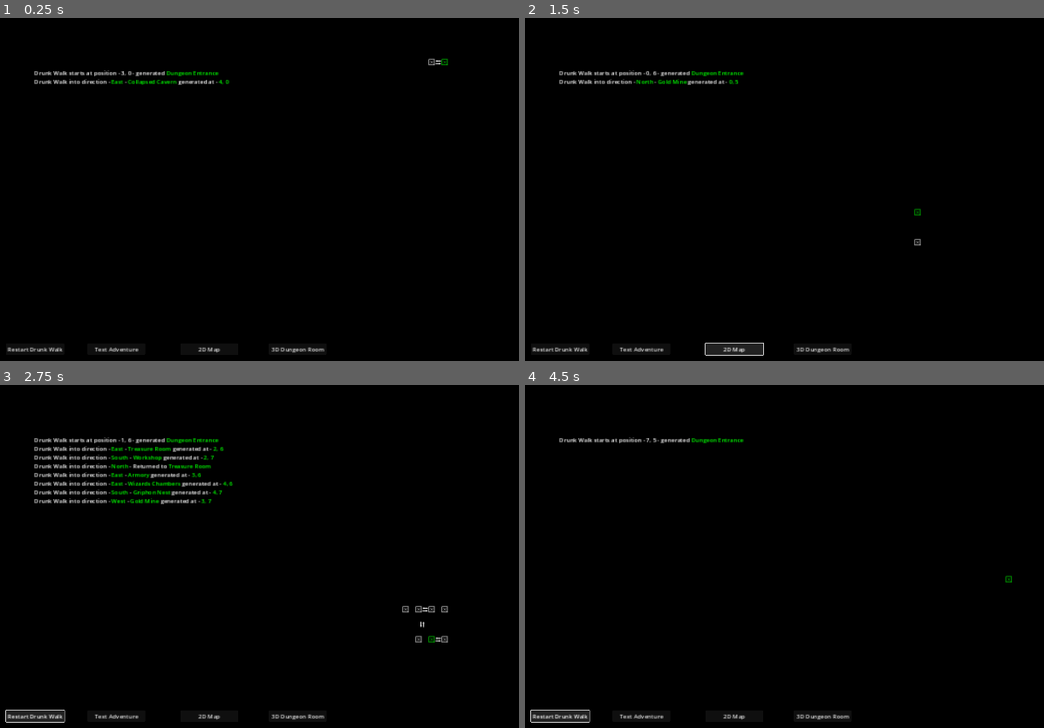
Above: before the commit, frames 1-4 (two rows, left to right).
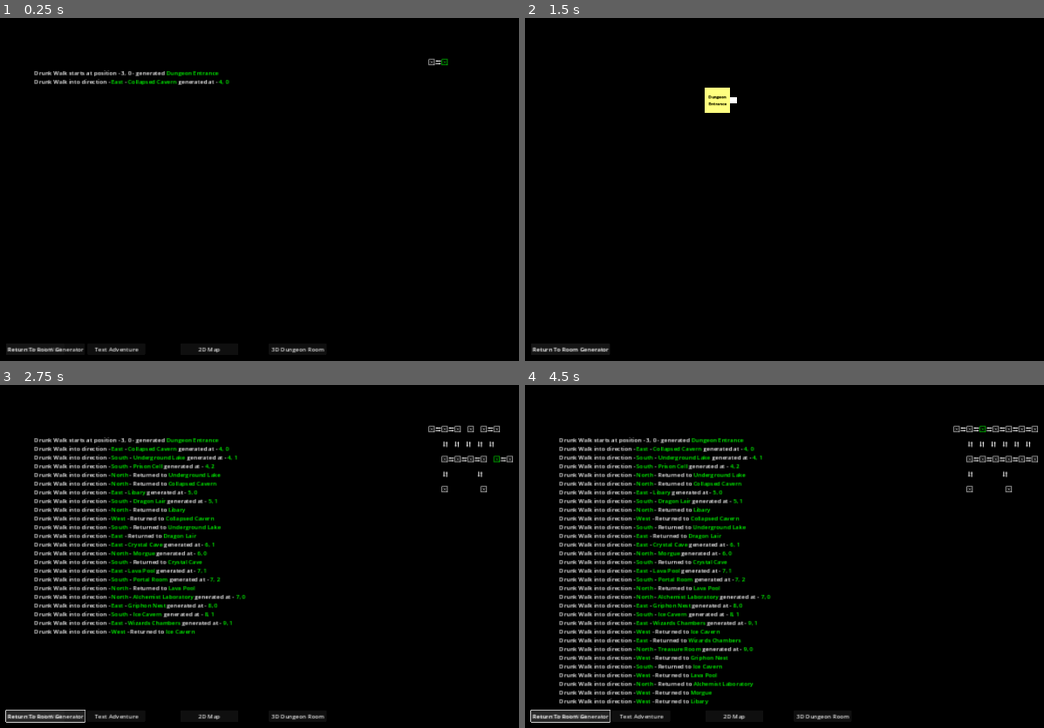
Above: after the commit, the same moments.

Repository: Cry-Havoc/Room_Generator
Game: Godot game, scene res://Scenes/main.tscn
Same seed, same stepped clock (60 frames per second), same inputs: the game is played once before the commit and once after it.
Inputs (mouse positions are in pixels of both pictures, inside the frame that each line leads up to):
- Up to frame 1 (0.25 s): no input
- Up to frame 2 (1.5 s): click "Restart Drunk Walk" at 0.5 s; click "2D Map" at 1.25 s
- Up to frame 3 (2.75 s): click (46, 717) at 2 s, where only the run after the commit has a clickable "Return To Room Generator"
- Up to frame 4 (4.5 s): click "3D Dungeon Room" at 2.75 s; click "Restart Drunk Walk" (after the commit: "Return To Room Generator") at 3.5 s; click "Restart Drunk Walk" at 4.25 s

The runs differ from the first frame. In frame 1, 0.1% of the frame differs, in the area x 2-17%, y 95-98%; in frame 2, 1.9%; in frame 3, 7.0%; in frame 4, 10%, in the area x 2-99%, y 11-99%.
Error before the commit: Invalid access of index '10' on a base object of type: 'Array'. (res://Tools/room_generator.gd:151)

Commit message:
Version 0.0.4 Dungeon Room Mode

Diff:
--- /dev/null
+++ b/godot_room_generator/Scenes/RoomUI.tscn
@@ -0,0 +1,54 @@
+[gd_scene load_steps=4 format=3 uid="uid://clul1647523f6"]
+
+[ext_resource type="Script" path="res://Scripts/room_ui.gd" id="1_aefi0"]
+[ext_resource type="Texture2D" uid="uid://mtq41yvathpl" path="res://Sprites/white background.png" id="2_nvom4"]
+
+[sub_resource type="LabelSettings" id="LabelSettings_blcj0"]
+font_color = Color(0, 0, 0, 1)
+outline_size = 2
+outline_color = Color(0.466667, 0.466667, 0.0352941, 1)
+
+[node name="RoomUI" type="Node2D"]
+scale = Vector2(0.7, 0.7)
+script = ExtResource("1_aefi0")
+
+[node name="Label" type="Label" parent="."]
+offset_left = -50.0
+offset_top = -50.0
+offset_right = 50.0
+offset_bottom = 50.0
+text = "Dungeon
+Entrance"
+label_settings = SubResource("LabelSettings_blcj0")
+horizontal_alignment = 1
+vertical_alignment = 1
+autowrap_mode = 2
+
+[node name="RoomBackGroud" type="Sprite2D" parent="Label"]
+z_index = -10
+position = Vector2(50, 50)
+texture = ExtResource("2_nvom4")
+
+[node name="WestDoor" type="Sprite2D" parent="Label"]
+z_index = -10
+position = Vector2(-12.5, 50)
+scale = Vector2(0.25, 0.25)
+texture = ExtResource("2_nvom4")
+
+[node name="EastDoor" type="Sprite2D" parent="Label"]
+z_index = -10
+position = Vector2(112.5, 50)
+scale = Vector2(0.25, 0.25)
+texture = ExtResource("2_nvom4")
+
+[node name="NorthDoor" type="Sprite2D" parent="Label"]
+z_index = -10
+position = Vector2(50, -12.5)
+scale = Vector2(0.25, 0.25)
+texture = ExtResource("2_nvom4")
+
+[node name="SouthDoor" type="Sprite2D" parent="Label"]
+z_index = -10
+position = Vector2(50, 112.5)
+scale = Vector2(0.25, 0.25)
+texture = ExtResource("2_nvom4")
--- a/godot_room_generator/Scenes/main.tscn
+++ b/godot_room_generator/Scenes/main.tscn
@@ -7,7 +7,21 @@
 [ext_resource type="Script" path="res://Scripts/restart_button.gd" id="5_2ex0h"]
 [ext_resource type="Script" path="res://Scripts/text_adventure_output.gd" id="6_o15fj"]
 [ext_resource type="Script" path="res://Scripts/text_adventure_button.gd" id="6_uxmnv"]
+[ext_resource type="Script" path="res://Scripts/2d_map_button.gd" id="7_hpbw5"]
 [ext_resource type="Script" path="res://Scripts/return_to_generator_button.gd" id="8_bf6xx"]
+[ext_resource type="Script" path="res://Scripts/3d_dungeon_button.gd" id="8_vf7ty"]
+[ext_resource type="Script" path="res://Scripts/2d_dungeon_map.gd" id="9_rjler"]
+[ext_resource type="Script" path="res://Scripts/player_3D.gd" id="11_c6ktb"]
+
+[sub_resource type="StandardMaterial3D" id="StandardMaterial3D_qyrjl"]
+albedo_color = Color(0.678431, 1, 1, 1)
+
+[sub_resource type="BoxShape3D" id="BoxShape3D_bv4lb"]
+
+[sub_resource type="StandardMaterial3D" id="StandardMaterial3D_tkwge"]
+albedo_color = Color(1, 0.364706, 1, 1)
+
+[sub_resource type="CylinderShape3D" id="CylinderShape3D_j3i73"]
 
 [node name="Main" type="Node2D"]
 
@@ -71,7 +85,7 @@
 offset_right = 831.0
 offset_bottom = 971.0
 text = "2D Map"
-script = ExtResource("5_2ex0h")
+script = ExtResource("7_hpbw5")
 
 [node name="3D Dungeon Rooms" type="Button" parent="GenerationUI"]
 offset_left = 915.0
@@ -79,7 +93,7 @@
 offset_right = 1074.0
 offset_bottom = 971.0
 text = "3D Dungeon Room"
-script = ExtResource("5_2ex0h")
+script = ExtResource("8_vf7ty")
 
 [node name="TextAdventure" type="Node2D" parent="."]
 visible = false
@@ -102,8 +116,115 @@
 text = "Return To Room Generator"
 script = ExtResource("8_bf6xx")
 
+[node name="2D_DungeonMap" type="Node2D" parent="."]
+visible = false
+script = ExtResource("9_rjler")
+
+[node name="ReturnToGeneratorButton" type="Button" parent="2D_DungeonMap"]
+offset_left = 192.0
+offset_top = 940.0
+offset_right = 352.0
+offset_bottom = 971.0
+text = "Return To Room Generator"
+script = ExtResource("8_bf6xx")
+
+[node name="3D_Dungeon" type="Node3D" parent="."]
+visible = false
+
+[node name="DungeonRoom" type="CSGBox3D" parent="3D_Dungeon"]
+transform = Transform3D(1.5, 0, 0, 0, 1.5, 0, 0, 0, 1.5, 0, 0, 0)
+visibility_range_end = 4096.0
+size = Vector3(10, 1, 10)
+material = SubResource("StandardMaterial3D_qyrjl")
+
+[node name="East" type="CSGBox3D" parent="3D_Dungeon/DungeonRoom"]
+transform = Transform3D(1, 0, 0, 0, 1, 0, 0, 0, 1, 6, 0.5, 0)
+visibility_range_end = 4096.0
+size = Vector3(2, 0.025, 2)
+material = SubResource("StandardMaterial3D_qyrjl")
+
+[node name="Area3D" type="Area3D" parent="3D_Dungeon/DungeonRoom/East"]
+
+[node name="CollisionShape3D" type="CollisionShape3D" parent="3D_Dungeon/DungeonRoom/East/Area3D"]
+transform = Transform3D(2, 0, 0, 0, 2, 0, 0, 0, 2, 0, 0, 0)
+shape = SubResource("BoxShape3D_bv4lb")
+
+[node name="South" type="CSGBox3D" parent="3D_Dungeon/DungeonRoom"]
+transform = Transform3D(1, 0, 0, 0, 1, 0, 0, 0, 1, 0, 0.5, 6)
+visibility_range_end = 4096.0
+size = Vector3(2, 0.025, 2)
+material = SubResource("StandardMaterial3D_qyrjl")
+
+[node name="Area3D" type="Area3D" parent="3D_Dungeon/DungeonRoom/South"]
+
+[node name="CollisionShape3D" type="CollisionShape3D" parent="3D_Dungeon/DungeonRoom/South/Area3D"]
+transform = Transform3D(2, 0, 0, 0, 2, 0, 0, 0, 2, 0, 0, 0)
+shape = SubResource("BoxShape3D_bv4lb")
+
+[node name="North" type="CSGBox3D" parent="3D_Dungeon/DungeonRoom"]
+transform = Transform3D(1, 0, 0, 0, 1, 0, 0, 0, 1, 0, 0.5, -6)
+visibility_range_end = 4096.0
+size = Vector3(2, 0.025, 2)
+material = SubResource("StandardMaterial3D_qyrjl")
+
+[node name="Area3D" type="Area3D" parent="3D_Dungeon/DungeonRoom/North"]
+
+[node name="CollisionShape3D" type="CollisionShape3D" parent="3D_Dungeon/DungeonRoom/North/Area3D"]
+transform = Transform3D(2, 0, 0, 0, 2, 0, 0, 0, 2, 0, 0, 0)
+shape = SubResource("BoxShape3D_bv4lb")
+
+[node name="West" type="CSGBox3D" parent="3D_Dungeon/DungeonRoom"]
+transform = Transform3D(1, 0, 0, 0, 1, 0, 0, 0, 1, -6, 0.5, 0)
+visibility_range_end = 4096.0
+size = Vector3(2, 0.025, 2)
+material = SubResource("StandardMaterial3D_qyrjl")
+
+[node name="Area3D" type="Area3D" parent="3D_Dungeon/DungeonRoom/West"]
+
+[node name="CollisionShape3D" type="CollisionShape3D" parent="3D_Dungeon/DungeonRoom/West/Area3D"]
+transform = Transform3D(2, 0, 0, 0, 2, 0, 0, 0, 2, 0, 0, 0)
+shape = SubResource("BoxShape3D_bv4lb")
+
+[node name="Label3D" type="Label3D" parent="3D_Dungeon/DungeonRoom"]
+transform = Transform3D(4, 0, 0, 0, 4, 0, 0, 0, 4, 0, 5.62, -2.36)
+modulate = Color(0, 0, 0, 1)
+outline_modulate = Color(0.691357, 0.691357, 0.691357, 1)
+text = "Dungeon Entrance"
+
+[node name="Camera3D" type="Camera3D" parent="3D_Dungeon"]
+transform = Transform3D(1, 0, 0, 0, 0.469472, 0.882948, 0, -0.882948, 0.469472, 0, 14.965, 8.09)
+
+[node name="Player" type="RigidBody3D" parent="3D_Dungeon"]
+transform = Transform3D(1, 0, 0, 0, 1, 0, 0, 0, 1, -0.84538, 1.5, 0)
+script = ExtResource("11_c6ktb")
+
+[node name="PlayerShape" type="CSGCylinder3D" parent="3D_Dungeon/Player"]
+transform = Transform3D(1, 0, 0, 0, 1, 0, 0, 0, 1, 0, 0.0670056, 0)
+height = 1.0
+material = SubResource("StandardMaterial3D_tkwge")
+
+[node name="CollisionShape3D" type="CollisionShape3D" parent="3D_Dungeon/Player"]
+shape = SubResource("CylinderShape3D_j3i73")
+
+[node name="DirectionalLight3D" type="DirectionalLight3D" parent="3D_Dungeon"]
+transform = Transform3D(0.963257, 0.244673, -0.110773, 0.1926, -0.341809, 0.919822, 0.187193, -0.907359, -0.376374, 0, 17.3978, 0)
+
+[node name="ReturnToGeneratorButton" type="Button" parent="3D_Dungeon"]
+offset_left = 192.0
+offset_top = 940.0
+offset_right = 352.0
+offset_bottom = 971.0
+text = "Return To Room Generator"
+script = ExtResource("8_bf6xx")
+
 [connection signal="pressed" from="GenerationUI/RestartButton" to="GenerationUI/RestartButton" method="_on_pressed"]
 [connection signal="pressed" from="GenerationUI/Text Adventure" to="GenerationUI/Text Adventure" method="_on_pressed"]
 [connection signal="pressed" from="GenerationUI/2D Map" to="GenerationUI/2D Map" method="_on_pressed"]
 [connection signal="pressed" from="GenerationUI/3D Dungeon Rooms" to="GenerationUI/3D Dungeon Rooms" method="_on_pressed"]
 [connection signal="pressed" from="TextAdventure/ReturnToGeneratorButton" to="TextAdventure/ReturnToGeneratorButton" method="_on_pressed"]
+[connection signal="pressed" from="2D_DungeonMap/ReturnToGeneratorButton" to="2D_DungeonMap/ReturnToGeneratorButton" method="_on_pressed"]
+[connection signal="body_entered" from="3D_Dungeon/DungeonRoom/East/Area3D" to="3D_Dungeon/Player/PlayerShape" method="_on_area_3d_body_entered_east"]
+[connection signal="body_entered" from="3D_Dungeon/DungeonRoom/South/Area3D" to="3D_Dungeon/Player/PlayerShape" method="_on_area_3d_body_entered_south"]
+[connection signal="body_entered" from="3D_Dungeon/DungeonRoom/North/Area3D" to="3D_Dungeon/Player/PlayerShape" method="_on_area_3d_body_entered_north"]
+[connection signal="body_entered" from="3D_Dungeon/DungeonRoom/West/Area3D" to="3D_Dungeon/Player/PlayerShape" method="_on_area_3d_body_entered_west"]
+[connection signal="pressed" from="3D_Dungeon/ReturnToGeneratorButton" to="3D_Dungeon/ReturnToGeneratorButton" method="_on_pressed"]
--- /dev/null
+++ b/godot_room_generator/Scripts/2d_dungeon_map.gd
@@ -0,0 +1,71 @@
+class_name DungeonMap
+extends Node2D
+
+@onready var roomGenerator = $"../RoomGenerator"
+
+var dungeonMapStarted = false
+var visibleRooms = []
+var roomUIs = []
+
+# Called when the node enters the scene tree for the first time.
+func StartDungeonMap():
+	visibleRooms.clear()
+	visibleRooms.append(roomGenerator.currentRoom)
+	dungeonMapStarted = true
+	PrintRoom(roomGenerator.currentRoom)
+
+func LeaveDungeonMap():
+	visibleRooms.clear()
+
+	for roomUI : RoomUIElement in roomUIs:
+		roomUI.queue_free()
+
+	roomUIs.clear()
+	dungeonMapStarted = false
+
+func PrintRoom(roomData : RoomNode):
+
+	var newRoom = preload("res://Scenes/RoomUI.tscn").instantiate()
+	add_child(newRoom)
+	roomUIs.append(newRoom)
+	newRoom.roomData = roomData
+	newRoom.generator = roomGenerator
+	newRoom.dungeonMap = self
+
+	var centerPos = get_viewport_rect().size / 2
+	newRoom.position.x = centerPos.x/2 + roomData.roomCoordinates.x * 75
+	newRoom.position.y = centerPos.y/2 + roomData.roomCoordinates.y * 75
+
+	for roomUI : RoomUIElement in roomUIs:
+		roomUI.UpdateVisibility()
+
+
+
+	#	for roomUI : RoomUI in roomUIs:
+			#roomUI.UpdateVisibility()
+
+
+func _input(event):
+	if(not dungeonMapStarted):
+		return
+
+	if event.is_action_pressed("North"):
+		if(roomGenerator.currentRoom.CanGoNorth()):
+			roomGenerator.currentRoom = roomGenerator.currentRoom.GetRoomNorth()
+			visibleRooms.append(roomGenerator.currentRoom)
+			PrintRoom(roomGenerator.currentRoom)
+	elif event.is_action_pressed("South"):
+		if(roomGenerator.currentRoom.CanGoSouth()):
+			roomGenerator.currentRoom = roomGenerator.currentRoom.GetRoomSouth()
+			visibleRooms.append(roomGenerator.currentRoom)
+			PrintRoom(roomGenerator.currentRoom)
+	elif event.is_action_pressed("West"):
+		if(roomGenerator.currentRoom.CanGoWest()):
+			roomGenerator.currentRoom = roomGenerator.currentRoom.GetRoomWest()
+			visibleRooms.append(roomGenerator.currentRoom)
+			PrintRoom(roomGenerator.currentRoom)
+	elif event.is_action_pressed("East"):
+		if(roomGenerator.currentRoom.CanGoEast()):
+			roomGenerator.currentRoom = roomGenerator.currentRoom.GetRoomEast()
+			visibleRooms.append(roomGenerator.currentRoom)
+			PrintRoom(roomGenerator.currentRoom)
--- /dev/null
+++ b/godot_room_generator/Scripts/2d_map_button.gd
@@ -0,0 +1,7 @@
+class_name MapButton
+extends Button
+
+@onready var roomGenerator = $"../../RoomGenerator"
+
+func _on_pressed():
+	roomGenerator.Start2DMap()
--- /dev/null
+++ b/godot_room_generator/Scripts/3d_dungeon_button.gd
@@ -0,0 +1,7 @@
+class_name DungeonButton
+extends Button
+
+@onready var roomGenerator = $"../../RoomGenerator"
+
+func _on_pressed():
+	roomGenerator.Start3DDungeon()
--- /dev/null
+++ b/godot_room_generator/Scripts/player_3D.gd
@@ -0,0 +1,98 @@
+class_name Player3D
+extends RigidBody3D
+
+var dungeon3DStarted = false
+var moveDirection = Vector3.ZERO
+var moveSpeed = 5
+var roomData : RoomNode
+
+@onready var generator = $"../../RoomGenerator"
+@onready var roomText =  $"../DungeonRoom/Label3D"
+@onready var northEntrance = $"../DungeonRoom/North"
+@onready var southEntrance = $"../DungeonRoom/South"
+@onready var eastEntrance = $"../DungeonRoom/East"
+@onready var westEntrance = $"../DungeonRoom/West"
+
+func StartDungeon3D():
+	dungeon3DStarted = true
+	UpdateRoom()
+
+func LeaveDungeon3D():
+	dungeon3DStarted = false
+
+# Called when the node enters the scene tree for the first time.
+func _ready():
+	pass # Replace with function body.
+
+# Called every frame. 'delta' is the elapsed time since the previous frame.
+func _process(delta):
+	position = position.move_toward(position + moveDirection, delta * moveSpeed)
+
+	if(northEntrance.visible && position.distance_to(northEntrance.position) < 1.4):
+		GoNorth()
+		position = Vector3(0,1.5,5)
+	elif(southEntrance.visible && position.distance_to(southEntrance.position) < 1.4):
+		GoSouth()
+		position = Vector3(0,1.5,-5)
+	elif(eastEntrance.visible && position.distance_to(eastEntrance.position) < 1.4):
+		GoEast()
+		position = Vector3(-5,1.5,0)
+	elif(westEntrance.visible && position.distance_to(westEntrance.position) < 1.4):
+		GoWest()
+		position = Vector3(5,1.5,0)
+	elif(position.x > 7.5):
+		position.x = 7.5
+	elif(position.x < -7.5):
+		position.x = -7.5
+	elif(position.z > 7.5):
+		position.z = 7.5
+	elif(position.z < -7.5):
+		position.z = -7.5
+
+func _input(event):
+	if(not dungeon3DStarted):
+		return
+	if event.is_action_pressed("North"):
+		moveDirection = Vector3.FORWARD
+	elif event.is_action_pressed("South"):
+		moveDirection = Vector3.BACK
+	elif event.is_action_pressed("West"):
+		moveDirection = Vector3.LEFT
+	elif event.is_action_pressed("East"):
+		moveDirection = Vector3.RIGHT
+	else:
+		moveDirection = Vector3.ZERO
+
+func GoWest():
+	print("WEST")
+	if(generator.currentRoom.CanGoWest()):
+			generator.currentRoom = generator.currentRoom.GetRoomWest()
+			UpdateRoom()
+
+func GoNorth():
+	print("NORTH")
+	if(generator.currentRoom.CanGoNorth()):
+			generator.currentRoom = generator.currentRoom.GetRoomNorth()
+			UpdateRoom()
+
+func GoSouth():
+	print("SOUTH")
+	if(generator.currentRoom.CanGoSouth()):
+			generator.currentRoom = generator.currentRoom.GetRoomSouth()
+			UpdateRoom()
+
+func GoEast():
+	print("EAST")
+	if(generator.currentRoom.CanGoEast()):
+			generator.currentRoom = generator.currentRoom.GetRoomEast()
+			UpdateRoom()
+
+
+func UpdateRoom():
+
+		roomData = generator.currentRoom
+		roomText.text = roomData.roomName;
+		northEntrance.visible = roomData.CanGoNorth()
+		southEntrance.visible = roomData.CanGoSouth()
+		westEntrance.visible = roomData.CanGoWest()
+		eastEntrance.visible = roomData.CanGoEast()
--- /dev/null
+++ b/godot_room_generator/Scripts/room_ui.gd
@@ -0,0 +1,32 @@
+class_name RoomUIElement
+extends Node2D
+
+var roomData : RoomNode
+var generator : RoomGen
+var dungeonMap : DungeonMap
+
+@onready var myText = $Label
+@onready var northDoor = $Label/NorthDoor
+@onready var southDoor = $Label/SouthDoor
+@onready var westDoor = $Label/WestDoor
+@onready var eastDoor = $Label/EastDoor
+@onready var backGround =  $Label/RoomBackGroud
+
+
+func UpdateVisibility():
+
+	if(roomData in dungeonMap.visibleRooms):
+		self.visible = true
+		myText.text = roomData.roomName;
+		northDoor.visible = roomData.CanGoNorth()
+		southDoor.visible = roomData.CanGoSouth()
+		westDoor.visible = roomData.CanGoWest()
+		eastDoor.visible = roomData.CanGoEast()
+
+		if(roomData == generator.currentRoom):
+			backGround.modulate = Color(1, 1, 0.5)
+		else:
+			backGround.modulate = Color(1, 1, 1)
+
+	else:
+		self.visible = false
--- a/godot_room_generator/Tools/room_generator.gd
+++ b/godot_room_generator/Tools/room_generator.gd
@@ -15,7 +15,9 @@
 @onready var roomCollection = $"../RoomCollection"
 @onready var generatorUI = $"../GenerationUI"
 @onready var textAdventure = $"../TextAdventure"
-
+@onready var dungeonMap2D =  $"../2D_DungeonMap"
+@onready var dungeon3D =   $"../3D_Dungeon"
+@onready var dungeonPlayer =  $"../3D_Dungeon/Player"
 
 # Called when the node enters the scene tree for the first time.
 func _ready():
@@ -36,7 +38,6 @@
 
 	walkerPosition.x = randi()%(grid_width-1)
 	walkerPosition.y = randi()%(grid_height-1)
-
 
 	debugLog += "Drunk Walk starts at position - " + str(walkerPosition.x) + ", " + str(walkerPosition.y);
 
@@ -170,7 +171,23 @@
 	textAdventure.visible = true
 	textAdventure.StartTextAdventure()
 
+func Start2DMap():
+	generatorUI.visible = false
+	dungeonMap2D.visible = true
+	dungeonMap2D.StartDungeonMap()
+
+
+func Start3DDungeon():
+	generatorUI.visible = false
+	dungeon3D.visible = true
+	dungeonPlayer.StartDungeon3D()
+
+
 func BackToGenerator():
 	generatorUI.visible = true
 	textAdventure.visible = false
 	textAdventure.LeaveTextAdventure()
+	dungeonMap2D.visible = false
+	dungeonMap2D.LeaveDungeonMap()
+	dungeon3D.visible = false
+	dungeonPlayer.LeaveDungeon3D()
--- a/godot_room_generator/Tools/room_node.gd
+++ b/godot_room_generator/Tools/room_node.gd
@@ -5,14 +5,6 @@
 var roomCoordinates : Vector2i
 var roomEmpty : bool = true
 var roomName : String = "Empty Spot"
-
-# Called when the node enters the scene tree for the first time.
-func _ready():
-	pass # Replace with function body.
-
-# Called every frame. 'delta' is the elapsed time since the previous frame.
-func _process(delta):
-	pass
 
 func updateRoom(_previousRoom : RoomNode,  _coordinates):
 	connectRoom(_previousRoom)
@@ -22,7 +14,6 @@
 func setupRoom(_previousRoom : RoomNode,  _coordinates : Vector2i, _roomName : String):
 	updateRoom(_previousRoom,_coordinates)
 	roomName = _roomName
-
 
 func connectRoom(_roomToConnect : RoomNode):
 	if(_roomToConnect != null && not (_roomToConnect in connectedRooms) ):
--- a/godot_room_generator/project.godot
+++ b/godot_room_generator/project.godot
@@ -31,23 +31,31 @@
 North={
 "deadzone": 0.5,
 "events": [Object(InputEventKey,"resource_local_to_scene":false,"resource_name":"","device":-1,"window_id":0,"alt_press …(191 unchanged characters)…
+, Object(InputEventKey,"resource_local_to_scene":false,"resource_name":"","device":-1,"window_id":0,"alt_pressed":false,"shift_pressed":false,"ctrl_pressed":false,"meta_pressed":false,"pressed":false,"keycode":0,"physical_keycode":87,"key_label":0,"unicode":119,"location":0,"echo":false,"script":null)
 ]
 }
 South={
 "deadzone": 0.5,
 "events": [Object(InputEventKey,"resource_local_to_scene":false,"resource_name":"","device":-1,"window_id":0,"alt_press …(191 unchanged characters)…
+, Object(InputEventKey,"resource_local_to_scene":false,"resource_name":"","device":-1,"window_id":0,"alt_pressed":false,"shift_pressed":false,"ctrl_pressed":false,"meta_pressed":false,"pressed":false,"keycode":0,"physical_keycode":83,"key_label":0,"unicode":115,"location":0,"echo":false,"script":null)
 ]
 }
 West={
 "deadzone": 0.5,
 "events": [Object(InputEventKey,"resource_local_to_scene":false,"resource_name":"","device":-1,"window_id":0,"alt_press …(191 unchanged characters)…
+, Object(InputEventKey,"resource_local_to_scene":false,"resource_name":"","device":-1,"window_id":0,"alt_pressed":false,"shift_pressed":false,"ctrl_pressed":false,"meta_pressed":false,"pressed":false,"keycode":0,"physical_keycode":65,"key_label":0,"unicode":97,"location":0,"echo":false,"script":null)
 ]
 }
 East={
 "deadzone": 0.5,
 "events": [Object(InputEventKey,"resource_local_to_scene":false,"resource_name":"","device":-1,"window_id":0,"alt_press …(191 unchanged characters)…
+, Object(InputEventKey,"resource_local_to_scene":false,"resource_name":"","device":-1,"window_id":0,"alt_pressed":false,"shift_pressed":false,"ctrl_pressed":false,"meta_pressed":false,"pressed":false,"keycode":0,"physical_keycode":68,"key_label":0,"unicode":100,"location":0,"echo":false,"script":null)
 ]
 }
+
+[physics]
+
+3d/default_gravity=0.0
 
 [rendering]
 
Not shown: 1 places in godot_room_generator/Scenes/main.tscn that only renumber resources
Binary file added: godot_room_generator/Sprites/white background.png
Not shown, added: godot_room_generator/Sprites/white background.png.import
Not shown, changed: CHANGELOG.txt
